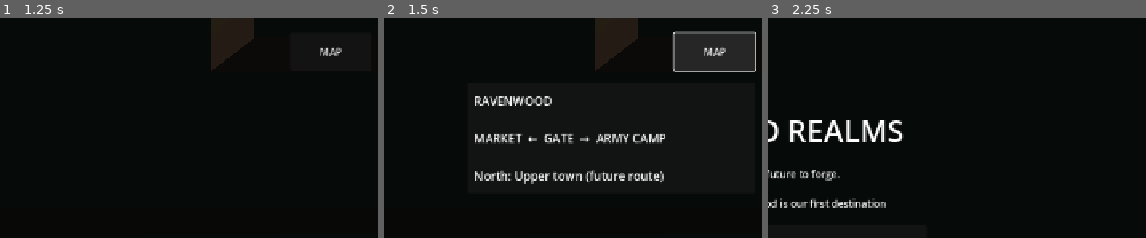
Above: before the commit, frames 1-3 (left to right).
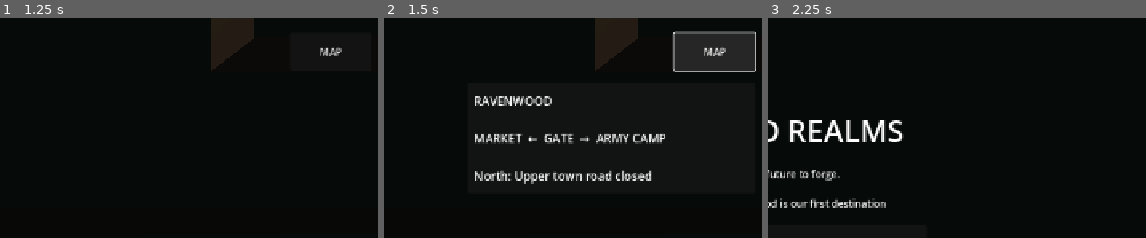
Above: after the commit, the same moments.

Repository: tpylman90-ctrl/Shattered-realmsv1.0
Game: Godot game, scene res://scenes/main.tscn
The game is run twice, just before and just after one commit, with the same random seed, the same clock (stepped at 60 frames per second) and the same inputs.
Inputs:
- Up to frame 1 (1.25 s): click "Ravenwood" at 0.5 s
- Up to frame 2 (1.5 s): click "MAP" at 1.25 s
- Up to frame 3 (2.25 s): click "MENU" at 2 s
The pictures show only the part of the screen within x 50-100%, y 0-50%; the shares and areas given below are measured in that part.

Frame 1 is identical in both runs. In frame 2, 0.6% of the frame differs, in the area x 53-75%, y 69-75%; in frame 3, nothing differs.
Error in both runs: Trying to assign value of type 'Nil' to a variable of type 'Dictionary'. (res://scripts/field.gd:151)

Commit message:
Remove coplanar paving artifacts and polish route hints

Diff:
--- a/game/scripts/field.gd
+++ b/game/scripts/field.gd
@@ -86,7 +86,7 @@
 	map_panel.visible = false
 	ui.add_child(map_panel)
 	var map_label := Label.new()
-	map_label.text = "  RAVENWOOD\n\n  MARKET  ←  GATE  →  ARMY CAMP\n\n  North: Upper town (future route)"
+	map_label.text = "  RAVENWOOD\n\n  MARKET  ←  GATE  →  ARMY CAMP\n\n  North: Upper town road closed"
 	map_label.add_theme_font_size_override("font_size", 19)
 	map_panel.add_child(map_label)
 	map.pressed.connect(func(): map_panel.visible = not map_panel.visible)
@@ -175,7 +175,7 @@
 	walking_to_target = false
 	transition_lock = 0.7
 	heading.text = "RAVENWOOD  /  " + {"gate": "Gate courtyard", "market": "Market square", "camp": "Army camp"}[id]
-	hint.text = {"gate": "Market ← west passage     •     east passage → Army camp", "market": "Inn and forge: future interiors     •     east passage → Gate", "camp": "Barracks and training: future features     •     west passage → Gate"}[id]
+	hint.text = {"gate": "Market ← west passage     •     east passage → Army camp", "market": "Market square     •     east passage → Gate", "camp": "Muster yard     •     west passage → Gate"}[id]
 
 func _unhandled_input(event: InputEvent) -> void:
 	if event is InputEventMouseButton and event.button_index == MOUSE_BUTTON_LEFT and event.pressed:
Not shown, changed: tools/build_ravenwood.py
